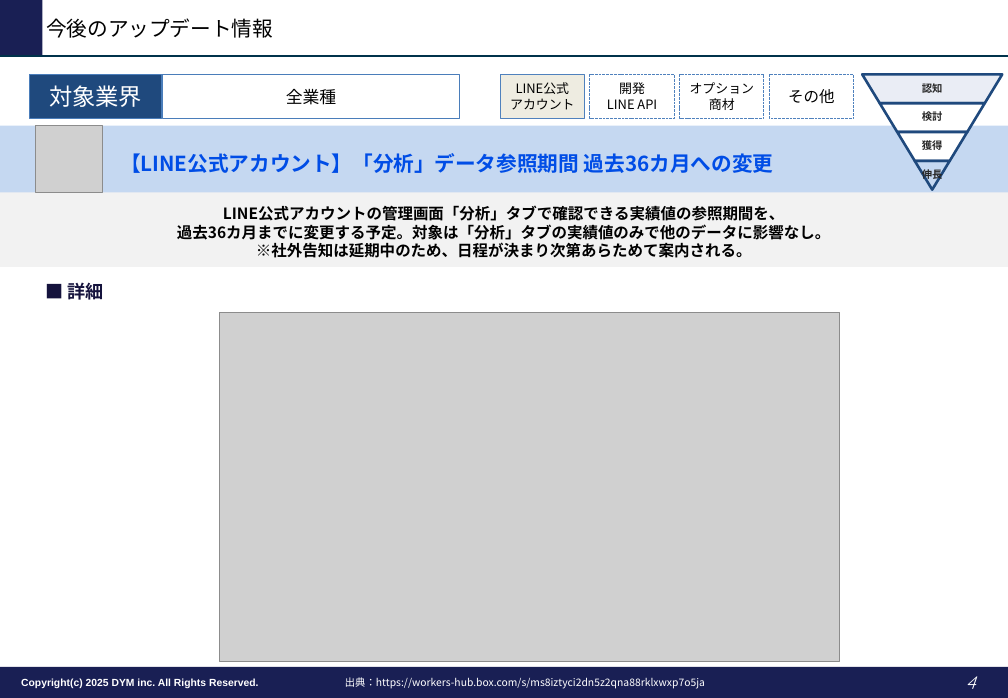
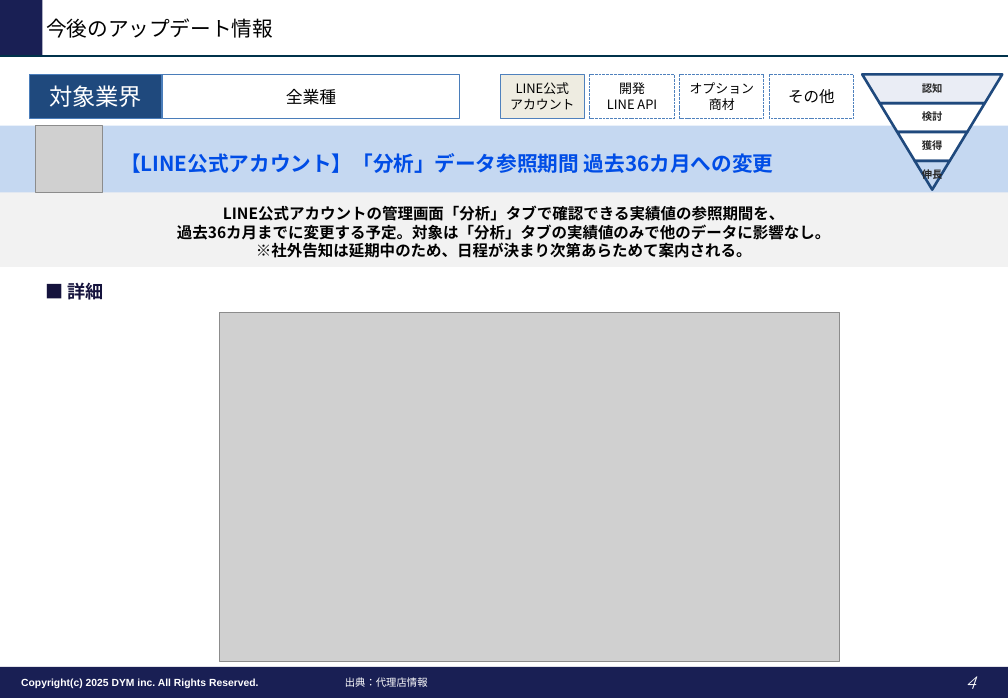
Before and after one commit to tonomura-r-dev/folder, a slide deck: slide 4 of LINEOA媒体最新情報_2026年9月トレンドレポート.pptx. Drawn at 1008x698 pixels with LibreOffice and Linux fonts; fonts in the diff are those of the drawing; grey boxes stand for pictures; background and template pictures are left out. Boxes give left, top, right and bottom in pixels: in the first picture for what was removed or moved away, otherwise in the second. Text is boxed around its words. In the diff, an @@ line names an element or a change of style, - is before the commit and + after.

```diff
--- a/LINEOA媒体最新情報_2026年9月トレンドレポート.pptx
+++ b/LINEOA媒体最新情報_2026年9月トレンドレポート.pptx
@@ text at [345, 677, 428, 687]: text changed @@
-出典：https://workers-hub.box.com/s/ms8iztyci2dn5z2qna88rklxwxp7o5ja
+出典：代理店情報
```
Also in this commit, not shown: 8 other slides changed, 4 other files.
